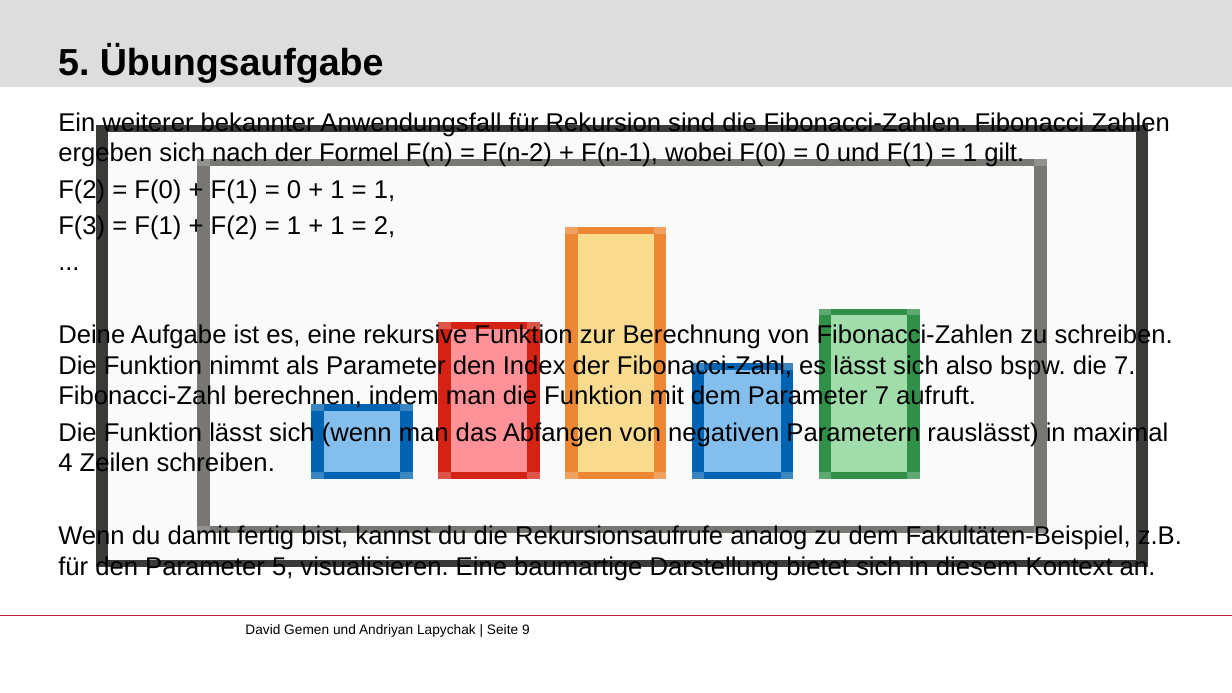
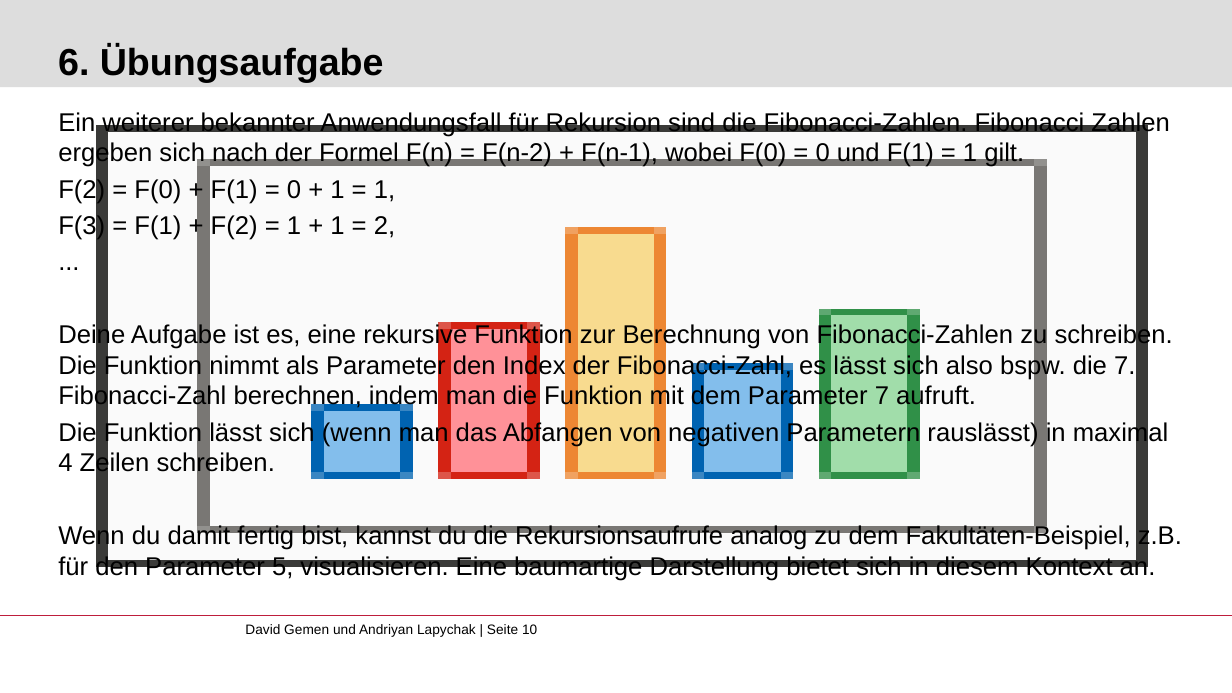
Before and after one commit to gemdav/Programmieren-1-Tutorium, a slide deck: slide 10 of slides/08_recursion_1.pptx (slide 9 before the commit). Drawn at 1232x693 pixels with LibreOffice and Linux fonts; fonts in the diff are those of the drawing; background and template pictures are left out. Boxes give left, top, right and bottom in pixels: in the first picture for what was removed or moved away, otherwise in the second. Text is boxed around its words. In the diff, an @@ line names an element or a change of style, - is before the commit and + after.

```diff
--- a/slides/08_recursion_1.pptx
+++ b/slides/08_recursion_1.pptx
@@ title at (x1=58, y1=45, x2=384, y2=82): text changed @@
-5. Übungsaufgabe
+6. Übungsaufgabe
@@ text at (x1=245, y1=624, x2=537, y2=637): text changed @@
-David Gemen und Andriyan Lapychak | Seite 9
+David Gemen und Andriyan Lapychak | Seite 10
```
Also in this commit, not shown: 5 other slides changed, 1 slide added, 21 other files.
